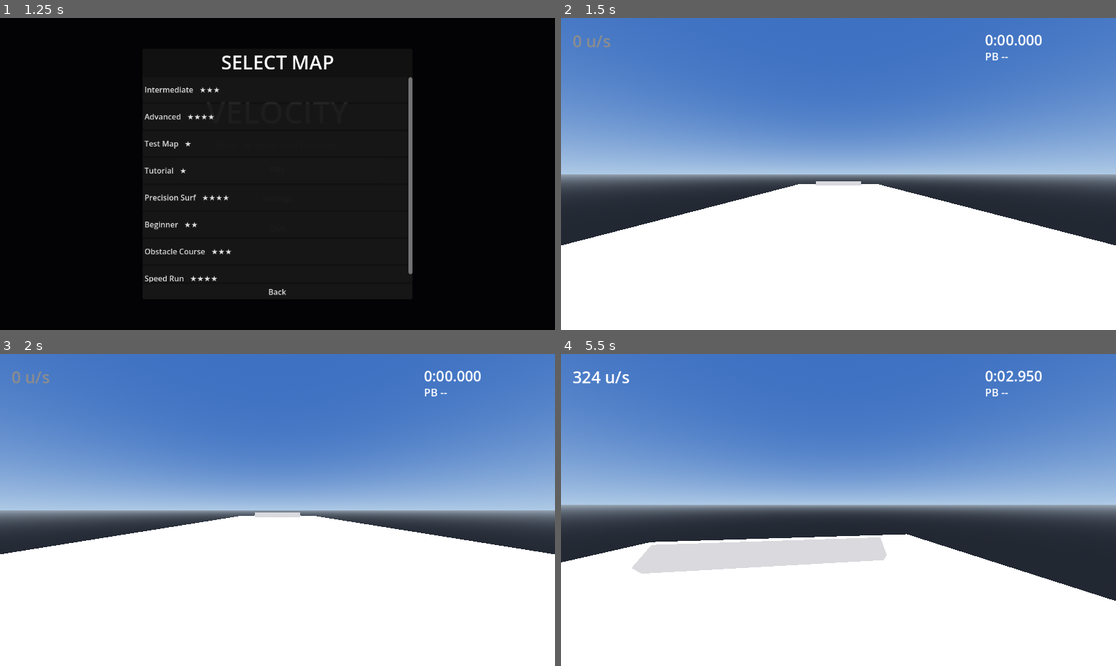
Above: before the commit, frames 1-4 (two rows, left to right).
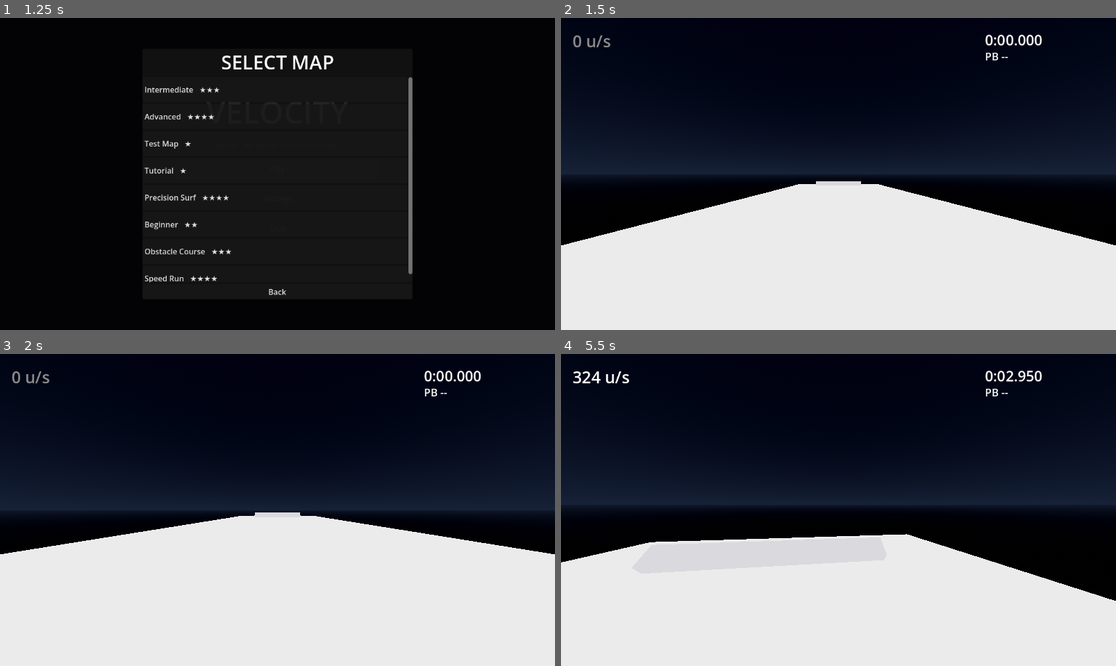
Above: after the commit, the same moments.

Repository: jamesdileva/surfhop
Game: Godot game, scene res://scenes/world/Game.tscn
Two runs of this game, one before a commit and one after it. Both use one fixed random seed, a clock stepped at 60 frames per second and the inputs below.
Inputs (mouse positions are in pixels of both pictures, inside the frame that each line leads up to):
- Up to frame 1 (1.25 s): click "Play" at 0.5 s
- Up to frame 2 (1.5 s): click "Play" at 1.25 s
- Up to frame 3 (2 s): no input
- Up to frame 4 (5.5 s): tap Enter at 2 s; move the mouse to (866, 510) at 2.02 s; hold Ctrl (duck) 2.03-2.78 s; hold W (move_forward) from 2.03 s (still down); click (866, 510) at 2.17 s; tap Space (jump) at 2.27, 3.02, 4.52, 5.27 s; move the mouse to (810, 510) at 2.77 s; tap Shift (sprint) at 2.85 s; move the mouse to (849, 503) at 3.52 s; tap Z at 3.6 s; move the mouse to (832, 516) at 4.27 s; tap J at 4.35 s; click (832, 516) at 4.42 s; move the mouse to (877, 513) at 5.02 s; tap K at 5.1 s

Frame 1 is identical in both runs. In frame 2, 61% of the frame differs, in the area x 0-100%, y 0-73%; in frame 3, 57%; in frame 4, 63%, in the area x 0-100%, y 0-80%.

Commit message:
feat(visual): sprint P3 - neon-edge surface shader, per-difficulty tinting via WorldMaterials, procedural skybox; MapMetadata.vertex_color_tint override

Diff:
--- /dev/null
+++ b/assets/shaders/neon_edge.gdshader
@@ -0,0 +1,22 @@
+shader_type spatial;
+render_mode unshaded;
+
+// Neon edge treatment (architecture §16/16.4): minimal white geometry with
+// emissive accentuation — a fresnel rim that lights silhouettes plus faint
+// world-space grid lines every 128u. Tint is per-instance, driven by
+// WorldMaterials from the loaded map's MapMetadata (or difficulty palette).
+
+instance uniform vec4 tint : source_color = vec4(0.15, 0.85, 1.0, 1.0);
+instance uniform float grid_strength : hint_range(0.0, 1.0) = 0.35;
+
+void fragment() {
+	float fresnel = pow(1.0 - abs(dot(normalize(NORMAL), normalize(VIEW))), 3.0);
+
+	vec3 world_pos = (INV_VIEW_MATRIX * vec4(VERTEX, 1.0)).xyz;
+	vec3 cell = abs(fract(world_pos / 128.0) - 0.5);
+	float line_dist = min(min(cell.x, cell.y), cell.z);
+	float grid = 1.0 - smoothstep(0.0, 0.03, line_dist);
+
+	ALBEDO = vec3(0.92);
+	EMISSION = tint.rgb * clamp(fresnel * 0.9 + grid * grid_strength, 0.0, 1.2);
+}
--- a/scripts/core/MapMetadata.gd
+++ b/scripts/core/MapMetadata.gd
@@ -12,3 +12,6 @@
 @export var movement_config_path: String = "res://resources/movement/default.tres"
 @export var thumbnail_path: String = ""
 @export var kill_plane_y: float = -1000.0  # falling below this respawns at last checkpoint
+## Optional surface tint override (architecture §16 aesthetic). When left
+## WHITE, WorldMaterials falls back to the per-difficulty palette.
+@export var vertex_color_tint: Color = Color.WHITE
--- /dev/null
+++ b/scripts/debug/WorldMaterials.gd
@@ -0,0 +1,84 @@
+class_name WorldMaterials
+extends Node
+
+## Visual materials pass (architecture §16 aesthetic, Phase 6 P3): applies
+## the neon-edge surface shader to every loaded map's meshes — tinted per
+## map via MapMetadata.vertex_color_tint, falling back to a difficulty
+## palette — and owns the shared WorldEnvironment (procedural skybox).
+## SurfRamp* bodies are skipped: VisualEffects owns their glow shader.
+
+const NEON_SHADER := preload("res://assets/shaders/neon_edge.gdshader")
+const RAMP_PREFIX := "SurfRamp"
+
+## Per-difficulty accent colors (1=casual .. 5=extreme).
+const DIFFICULTY_TINTS := {
+	1: Color(0.15, 0.85, 1.0),  # cyan
+	2: Color(0.25, 1.0, 0.55),  # green
+	3: Color(1.0, 0.8, 0.2),    # amber
+	4: Color(1.0, 0.45, 0.15),  # orange
+	5: Color(1.0, 0.15, 0.35),  # magenta
+}
+
+
+func _ready() -> void:
+	_ensure_environment()
+	var loader := get_node_or_null("/root/LevelLoader")
+	if loader != null:
+		# map_loaded fires after current_metadata is set (finalize order).
+		loader.map_loaded.connect(_style_map)
+
+
+func _ensure_environment() -> void:
+	if get_node_or_null("WorldEnvironment") != null:
+		return
+	var world_env := WorldEnvironment.new()
+	world_env.name = "WorldEnvironment"
+	var sky_material := ProceduralSkyMaterial.new()
+	sky_material.sky_top_color = Color(0.02, 0.03, 0.08)
+	sky_material.sky_horizon_color = Color(0.10, 0.14, 0.22)
+	sky_material.ground_bottom_color = Color(0.01, 0.01, 0.03)
+	sky_material.ground_horizon_color = Color(0.08, 0.11, 0.18)
+	sky_material.sun_angle_max = 10.0
+	var sky := Sky.new()
+	sky.sky_material = sky_material
+	var environment := Environment.new()
+	environment.background_mode = Environment.BG_SKY
+	environment.sky = sky
+	environment.ambient_light_source = Environment.AMBIENT_SOURCE_SKY
+	environment.ambient_light_sky_contribution = 1.0
+	world_env.environment = environment
+	add_child(world_env)
+
+
+## Tint resolution: explicit metadata tint wins; otherwise difficulty palette.
+func tint_for_metadata(metadata: MapMetadata) -> Color:
+	if metadata != null and metadata.vertex_color_tint != Color.WHITE:
+		return metadata.vertex_color_tint
+	var difficulty := 1
+	if metadata != null:
+		difficulty = clampi(metadata.difficulty, 1, 5)
+	return DIFFICULTY_TINTS[difficulty]
+
+
+func _style_map(map_node: Node) -> void:
+	var loader := get_node_or_null("/root/LevelLoader")
+	var metadata: MapMetadata = loader.current_metadata if loader != null else null
+	var tint := tint_for_metadata(metadata)
+	for body in _surface_bodies(map_node):
+		for mesh in body.find_children("*", "MeshInstance3D", true, false):
+			var mesh_instance := mesh as MeshInstance3D
+			var material := ShaderMaterial.new()
+			material.shader = NEON_SHADER
+			mesh_instance.material_override = material
+			mesh_instance.set_instance_shader_parameter("tint", tint)
+
+
+## Every collision body that renders level geometry. SurfRamp* is excluded:
+## its surfaces carry the interactive surf-glow shader instead.
+func _surface_bodies(map_node: Node) -> Array[Node]:
+	var result: Array[Node] = []
+	for child in map_node.get_children():
+		if child is StaticBody3D or child is AnimatableBody3D:
+			if not String(child.name).begins_with(RAMP_PREFIX):
+				result.append(child)
+	return result
--- a/scripts/managers/UIManager.gd
+++ b/scripts/managers/UIManager.gd
@@ -7,6 +7,7 @@
 const AVAILABLE_MENUS := ["main", "pause", "settings", "results", "credits", "map_select"]
 
 const VISUAL_EFFECTS := preload("res://scripts/debug/VisualEffects.gd")
+const WORLD_MATERIALS := preload("res://scripts/debug/WorldMaterials.gd")
 const MENU_SCENES := {
 	"main": preload("res://scenes/menus/MainMenu.tscn"),
 	"pause": preload("res://scenes/menus/PauseMenu.tscn"),
@@ -45,6 +46,11 @@
 	_vfx = VISUAL_EFFECTS.new()
 	_vfx.name = "VisualEffects"
 	add_child(_vfx)
+	# WorldMaterials styles loaded maps (neon edges + tint) and owns the
+	# shared skybox environment.
+	var world_materials: Node = WORLD_MATERIALS.new()
+	world_materials.name = "WorldMaterials"
+	add_child(world_materials)
 	# All menus are created up front and kept hidden: ResultsScreen must exist
 	# to open itself on race_finished, and eager creation keeps show_menu()
 	# side-effect-free for hidden layers.
--- a/tests/test_runner.gd
+++ b/tests/test_runner.gd
@@ -55,6 +55,7 @@
 	await _test_challenge_maps()
 	await _test_steam()
 	await _test_main_menu_flow()
+	await _test_visual_materials()
 
 	print("---")
 	print("Checks run: %d, Failures: %d" % [_checks, _failures.size()])
@@ -2503,6 +2504,90 @@
 	await process_frame
 
 
+func _test_visual_materials() -> void:
+	var ui: Node = root.get_node("UIManager")
+	var loader: Node = root.get_node("LevelLoader")
+
+	# --- Styling node + shared skybox environment exist ---
+	var materials: Node = ui.get_node_or_null("WorldMaterials")
+	_check(materials != null, "WorldMaterials owned by UIManager")
+	if materials == null:
+		return
+	var world_env: WorldEnvironment = materials.get_node_or_null("WorldEnvironment")
+	_check(world_env != null and world_env.environment != null
+		and world_env.environment.sky != null,
+		"shared procedural skybox environment present")
+
+	# --- Tint resolution: explicit override wins, else difficulty palette ---
+	var meta := MapMetadata.new()
+	meta.difficulty = 3
+	_check(materials.tint_for_metadata(meta) == materials.DIFFICULTY_TINTS[3],
+		"default tint comes from the difficulty palette")
+	meta.vertex_color_tint = Color(0.1, 0.2, 0.9)
+	_check(materials.tint_for_metadata(meta) == Color(0.1, 0.2, 0.9),
+		"explicit vertex_color_tint overrides the palette")
+
+	# --- Loaded map: non-ramp surfaces get neon+tint; ramps keep glow shader ---
+	ui.dismiss_menus()
+	var player_root := Node3D.new()
+	root.add_child(player_root)
+	_spawn_test_player_at(player_root, Vector3(0.0, 20.0, 40.0))
+	await _wait_ticks(2)
+
+	var found: Array[Dictionary] = loader.discover_maps()
+	var entry: Dictionary = {}
+	for e in found:
+		if e["metadata"].map_id == "tutorial":
+			entry = e
+			break
+	_check(not entry.is_empty(), "tutorial discovered for material styling")
+	if entry.is_empty():
+		player_root.queue_free()
+		return
+
+	loader.load_map(entry["path"])
+	var loaded := false
+	for i in 120:
+		await process_frame
+		if loader.current_map != null:
+			loaded = true
+			break
+	_check(loaded, "tutorial loads for styling")
+	await _wait_ticks(2)
+	var map_node: Node = loader.current_map
+
+	var styled_mesh: MeshInstance3D = null
+	var ramp_mesh: MeshInstance3D = null
+	for body in map_node.get_children():
+		if body is StaticBody3D:
+			for mesh in body.find_children("*", "MeshInstance3D", true, false):
+				if String(body.name).begins_with("SurfRamp"):
+					ramp_mesh = mesh as MeshInstance3D
+				elif styled_mesh == null:
+					styled_mesh = mesh as MeshInstance3D
+
+	if styled_mesh != null:
+		var mat := styled_mesh.material_override as ShaderMaterial
+		_check(mat != null and mat.shader == materials.NEON_SHADER,
+			"non-ramp surface carries the neon-edge shader")
+		_check(styled_mesh.get_instance_shader_parameter("tint")
+			== materials.DIFFICULTY_TINTS[1],
+			"tint matches the difficulty-1 palette")
+	else:
+		_check(false, "found a styled non-ramp mesh on tutorial")
+	if ramp_mesh != null:
+		var ramp_mat := ramp_mesh.material_override as ShaderMaterial
+		_check(ramp_mat != null and ramp_mat.shader == VisualEffects.SURF_RAMP_SHADER,
+			"surf ramp keeps its interactive glow shader")
+	else:
+		_check(false, "found a surf-ramp mesh on tutorial")
+
+	loader.unload_current()
+	ui.dismiss_menus()
+	player_root.queue_free()
+	await process_frame
+
+
 func _test_save_manager_defaults() -> void:
 	var sm: Node = root.get_node("SaveManager")
 	var settings: Dictionary = sm.load_settings()
Not shown, added: assets/shaders/neon_edge.gdshader.uid
Not shown, added: scripts/debug/WorldMaterials.gd.uid
Not shown, changed: AGENTS.md
Not shown, changed: docs/history.md
Not shown, changed: docs/integration.md
